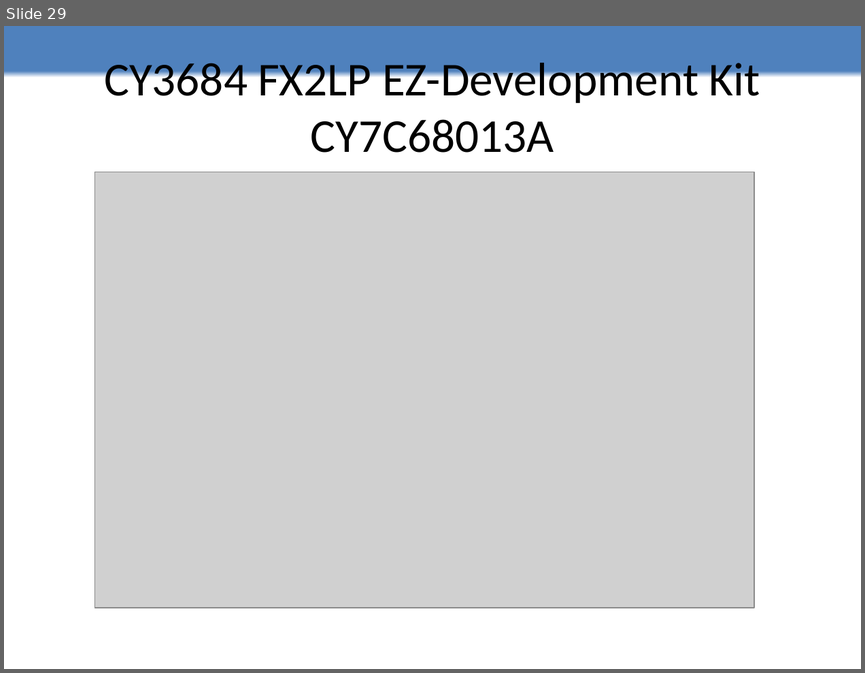
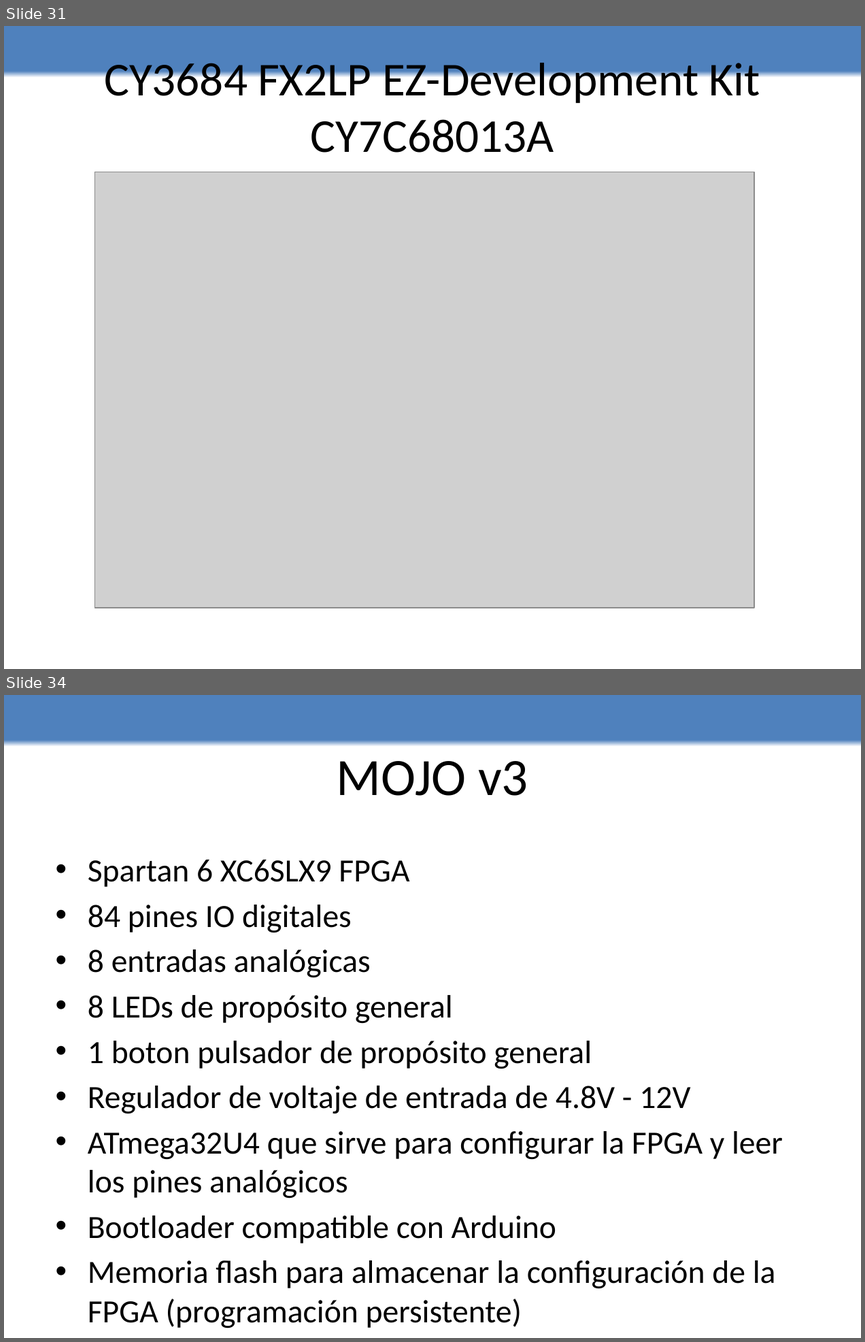
Before and after one commit to edwin0790/lechuzing, a slide deck: Presentacion/presentacion.pptx. Shown one above the other, each under a label of ours: slide 29 before the commit, slides 31 and 34 after it; the slides between them are not shown. The pictures are 865x673 and 865x1342 pixels, drawn with LibreOffice and Linux fonts; fonts in the diff are those of the drawing; grey boxes stand for pictures. Boxes give left, top, right and bottom in pixels: in the first picture for what was removed or moved away, otherwise in the second. Text is boxed around its words. In the diff, an @@ line names an element or a change of style, - is before the commit and + after.

```diff
--- a/Presentacion/presentacion.pptx
+++ b/Presentacion/presentacion.pptx
@@ slide 34 added at (x1=4, y1=695, x2=861, y2=1338), background gradient #FFFFFF to #4F81BD @@
@@ title added at (x1=337, y1=761, x2=528, y2=796), 44 pt, text #000000 @@
+MOJO v3
@@ text added at (x1=88, y1=859, x2=783, y2=1283), 27.2 pt, text #000000 @@
+• Spartan 6 XC6SLX9 FPGA
+• 84 pines IO digitales
+• 8 entradas analógicas
+• 8 LEDs de propósito general
+• 1 boton pulsador de propósito general
+• Regulador de voltaje de entrada de 4.8V - 12V
+• ATmega32U4 que sirve para configurar la FPGA y leer los pines analógicos
+• Bootloader compatible con Arduino
+• Memoria flash para almacenar la configuración de la FPGA (programación persistente)
@@ what was slide 29 is now slide 31 @@
```
Also in this commit, not shown: 2 slides changed, 6 other slides added.
